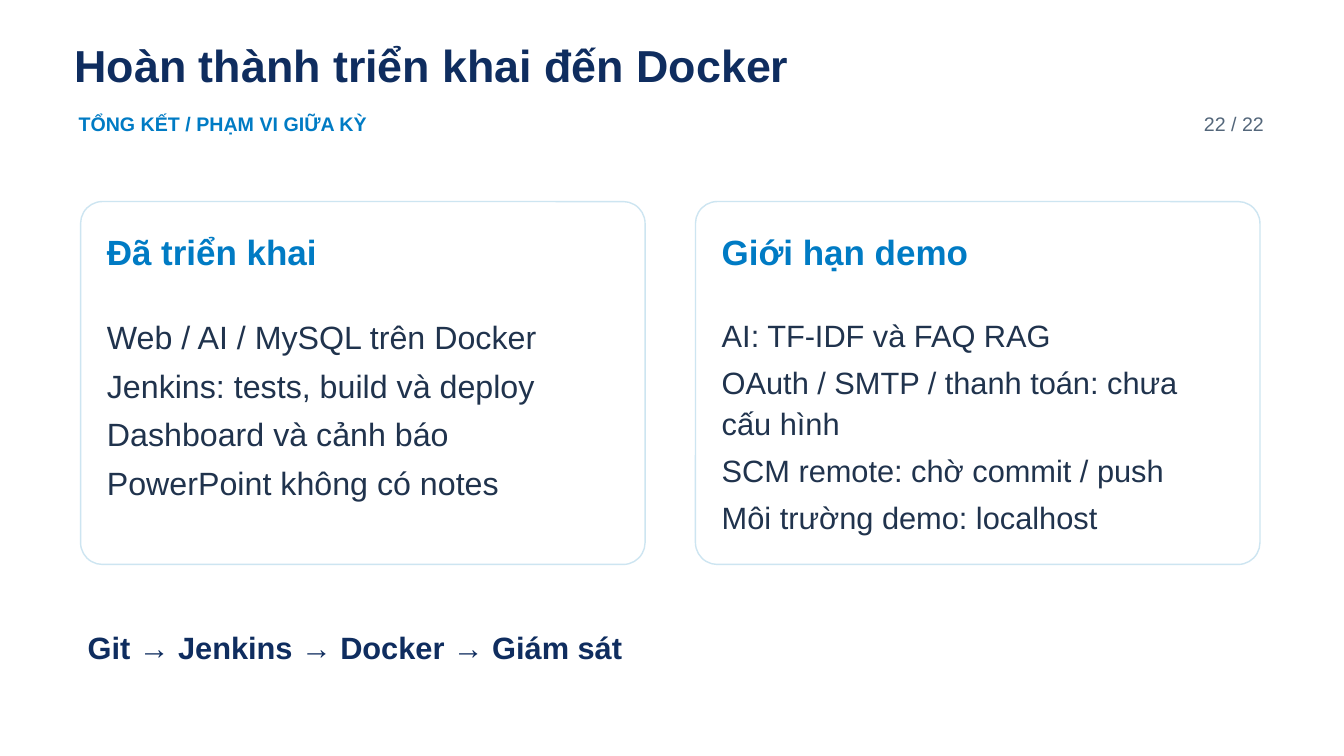
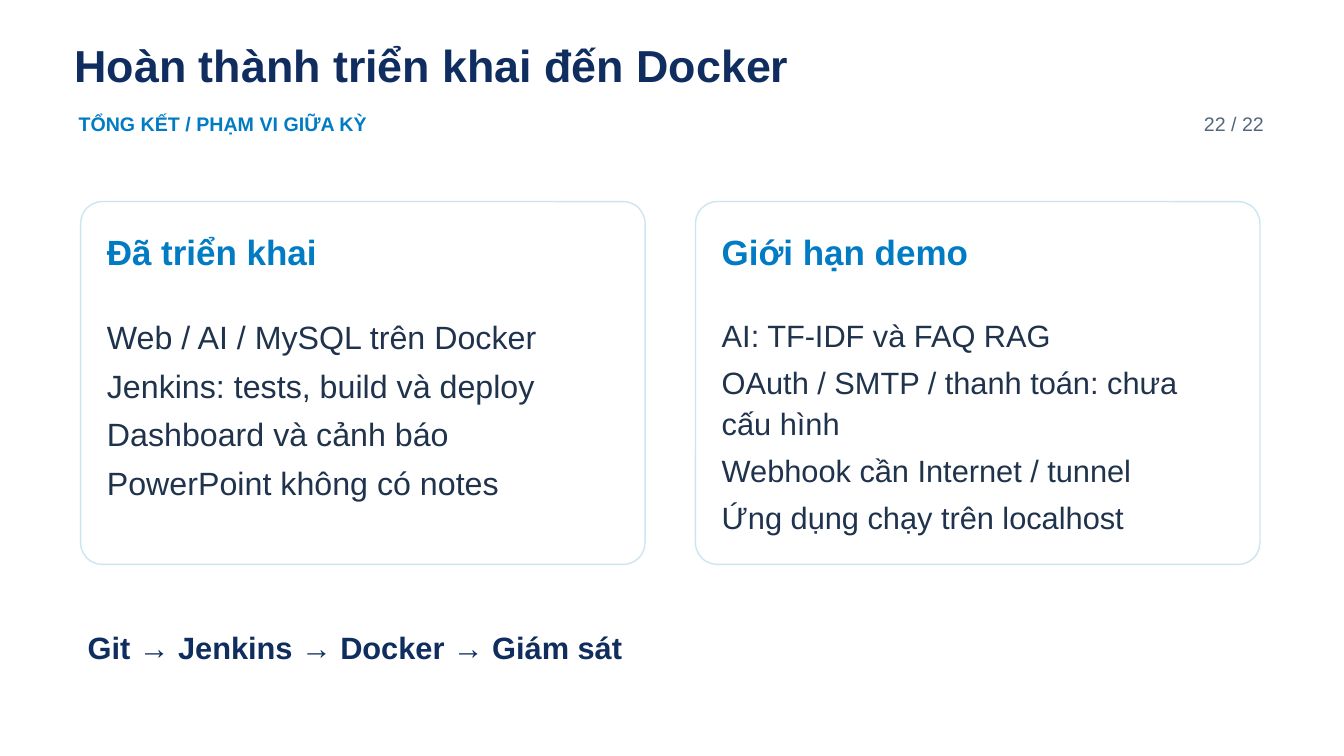
Before and after one commit to hieunofun/cong-nghe-phan-mem, a slide deck: slide 22 of JobLink_Midterm_Presentation.pptx. Drawn at 1344x756 pixels with LibreOffice and Linux fonts; fonts in the diff are those of the drawing; background and template pictures are left out. Boxes give left, top, right and bottom in pixels: in the first picture for what was removed or moved away, otherwise in the second. Text is boxed around its words. In the diff, an @@ line names an element or a change of style, - is before the commit and + after.

Commit message:
docs: verify GitHub webhook and prepare 30-minute midterm demo

```diff
--- a/JobLink_Midterm_Presentation.pptx
+++ b/JobLink_Midterm_Presentation.pptx
@@ text at (x1=722, y1=458, x2=1131, y2=535): text changed @@
-SCM remote: chờ commit / push
-Môi trường demo: localhost
+Webhook cần Internet / tunnel
+Ứng dụng chạy trên localhost
```
Also in this commit, not shown: 6 other slides changed, 9 other files.
